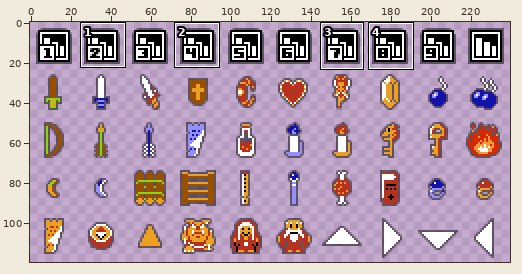
Two versions of one sprite sheet, ZMapper/Resources/DPOI.png. The first picture is a wide view before the edit; the outline marks the close-up.
Close-up. Before the commit:
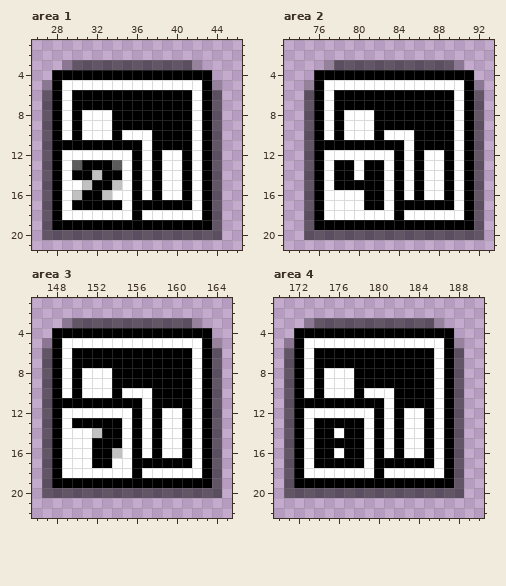
The file is 240x120 pixels. Colours within 5 levels of each other are drawn and written as one. Shown: area 1: x 26..46, y 1..21; area 2: x 73..93, y 1..21; area 3: x 146..165, y 1..22; area 4: x 170..190, y 1..22. The commit also changed other parts of the picture, which this record leaves out.
Now the later version:
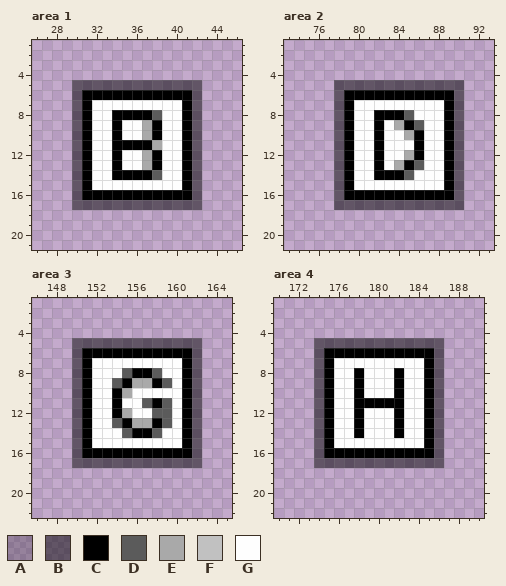
Palette (. is transparent): A #0000003c  B #00000080  C #000000  D #5b5b5b  E #a9a9a9  F #c1c1c1  G #fefefe
Change:
Changed rows in their new state; - is an unchanged pixel.
Area 1:
first column x 27:
 3 --..............--
 4 -................-
 5 ...BBBBBBBBBBBBB..
 6 ...B-----------B..
 7 ...B-GGGGGGGGG-B..
 8 ...BC------DGG-B..
 9 ...BC---GGE-GG-B..
10 ...BC-----E-GG-B..
11 ...B-GG---CEGG-B..
12 ...BC--C-GE----B..
13 ...B-GGC-GE----B..
14 ...B-GG-C-CD---B..
15 ...BCGGG-G-G---B..
16 ...B--CCC-C-CC-B..
17 ...BBBBBBBBBBBBB..
18 ..................
19 ..................
20 ..................
Area 2:
first column x 75:
 3 --..............--
 4 -................-
 5 ...BBBBBBBBBBBBB..
 6 ...B-----------B..
 7 ...B-GGGGGGGGG-B..
 8 ...BC-----DGGG-B..
 9 ...BC---GE-DGG-B..
10 ...BC-----E-GG-B..
11 ...B-GG-GG--GG-B..
12 ...BC--C-GE----B..
13 ...B--G--ECD---B..
14 ...B--G-C-DG---B..
15 ...B-GGG-G-G---B..
16 ...BCC--C-C-CC-B..
17 ...BBBBBBBBBBBBB..
18 ..................
19 ..................
20 ..................
Area 3:
first column x 147:
 3 --..............--
 4 -................-
 5 ...BBBBBBBBBBBBB..
 6 ...B-----------B..
 7 ...B-GGGGGGGGG-B..
 8 ...BC--GD--DGG-B..
 9 ...BC--D-EE-DG-B..
10 ...BC---E--GGG-B..
11 ...B-GG-GGD-DG-B..
12 ...BC--CEG-DD--B..
13 ...B-GGDCEE-D--B..
14 ...BCGGGD-CD---B..
15 ...BCGGG-G-G---B..
16 ...BC--CC-C-CC-B..
17 ...BBBBBBBBBBBBB..
18 ..................
19 ..................
20 ..................
Area 4:
first column x 171:
 3 --..............--
 4 -................-
 5 ...BBBBBBBBBBBBB..
 6 ...B-----------B..
 7 ...B-GGGGGGGGG-B..
 8 ...BC---GGG-GG-B..
 9 ...BC---GGG-GG-B..
10 ...BC-------GG-B..
11 ...B-GG---C-GG-B..
12 ...BC--C-G-----B..
13 ...B-GG--G-----B..
14 ...B--G--G-----B..
15 ...B-GGG-G-G---B..
16 ...B-C--C-C-CC-B..
17 ...BBBBBBBBBBBBB..
18 ..................
19 ..................
20 ..................
Pixel boxes of the changes (left, top, right, bottom) in both close-ups:
changed: (42, 60, 222, 240)
changed: (304, 60, 484, 240)
changed: (42, 318, 222, 498)
changed: (284, 318, 464, 498)
